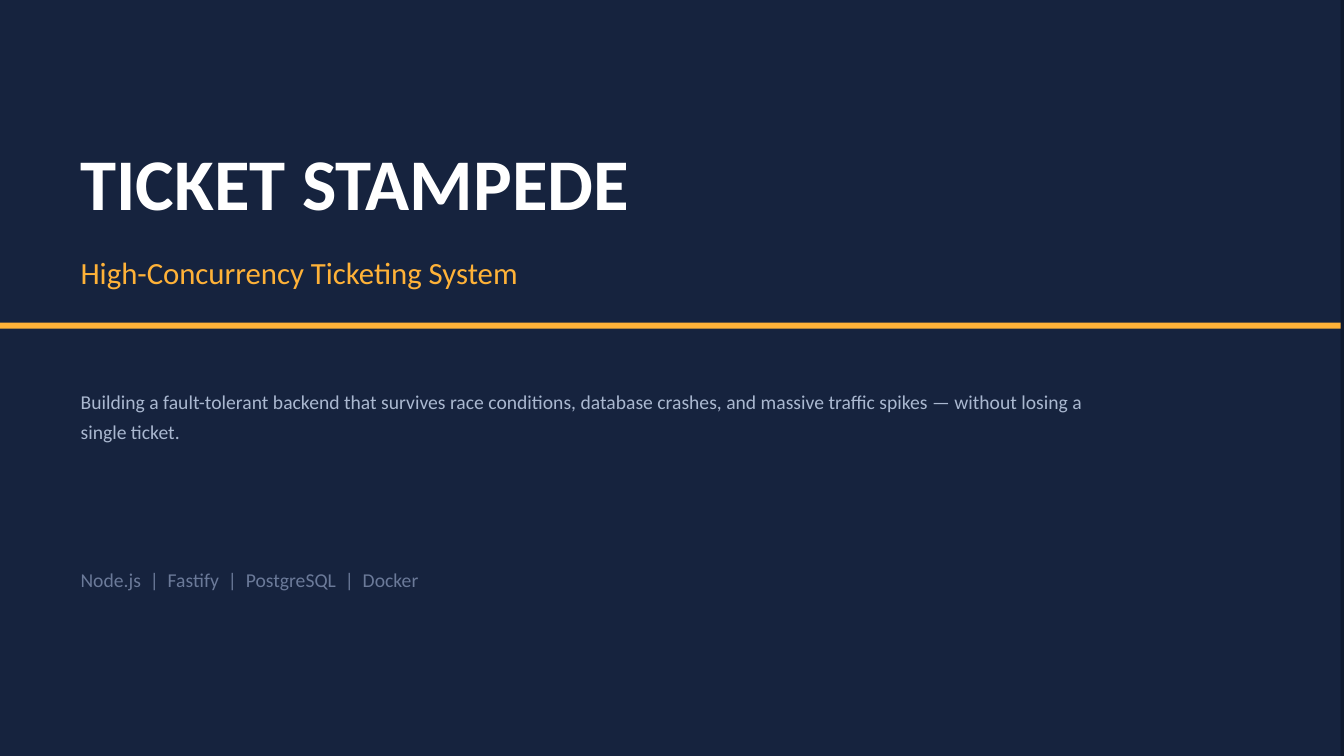
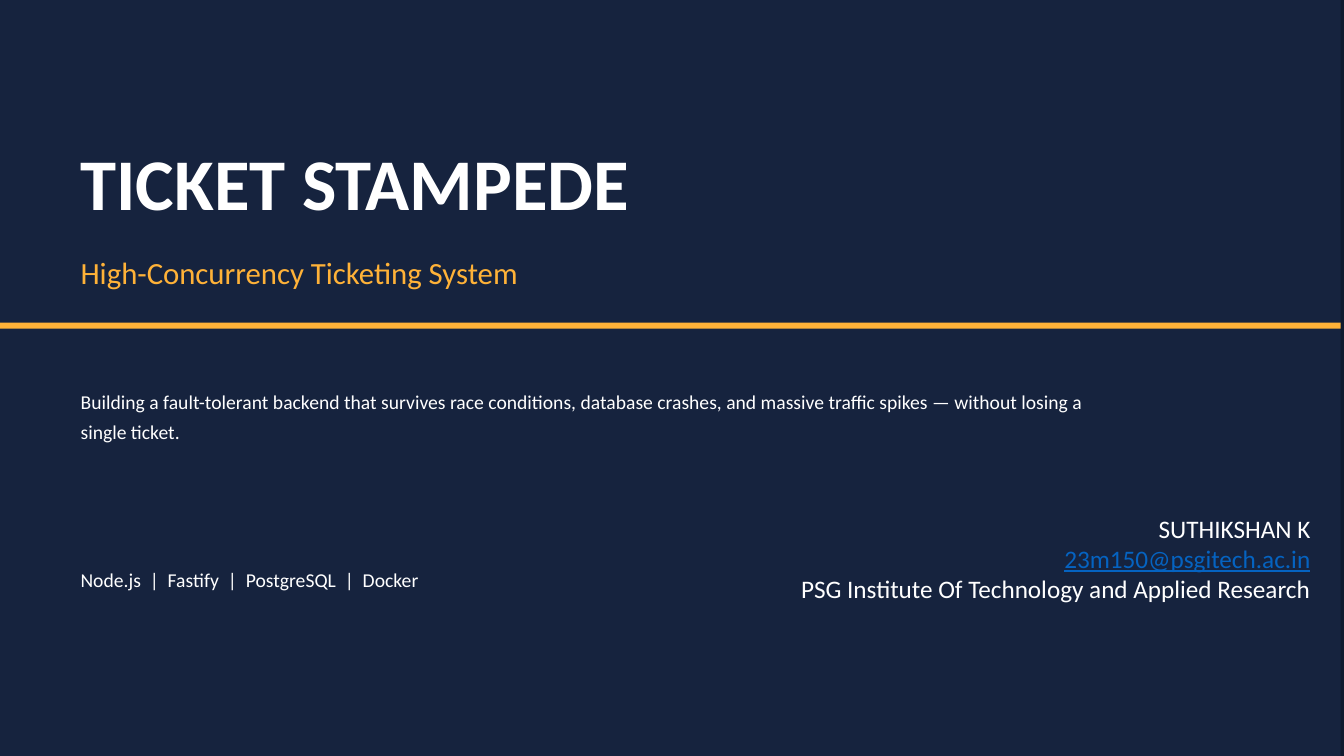
Before and after one commit to suthiks20/Ticket_Stampede, a slide deck: slide 1 of Ticket_Stampede_Presentation.pptx. Drawn at 1344x756 pixels with LibreOffice and Linux fonts; fonts in the diff are those of the drawing. Boxes give left, top, right and bottom in pixels: in the first picture for what was removed or moved away, otherwise in the second. Text is boxed around its words. In the diff, an @@ line names an element or a change of style, - is before the commit and + after.

```diff
--- a/Ticket_Stampede_Presentation.pptx
+++ b/Ticket_Stampede_Presentation.pptx
@@ text "Building a fault-tolerant backend that ..." at [81, 395, 1081, 443]: text colour #AAB8D0 to #FFFFFF @@
@@ text added at [801, 521, 1310, 603], 18 pt, text #FFFFFF @@
+SUTHIKSHAN K
+23m150@psgitech.ac.in
+PSG Institute Of Technology and Applied Research
@@ text "Node.js | Fastify | PostgreSQL ..." at [81, 573, 419, 591]: text colour #6B7A99 to #FFFFFF @@
```
Also in this commit, not shown: 1 slide added, 5 other files.
